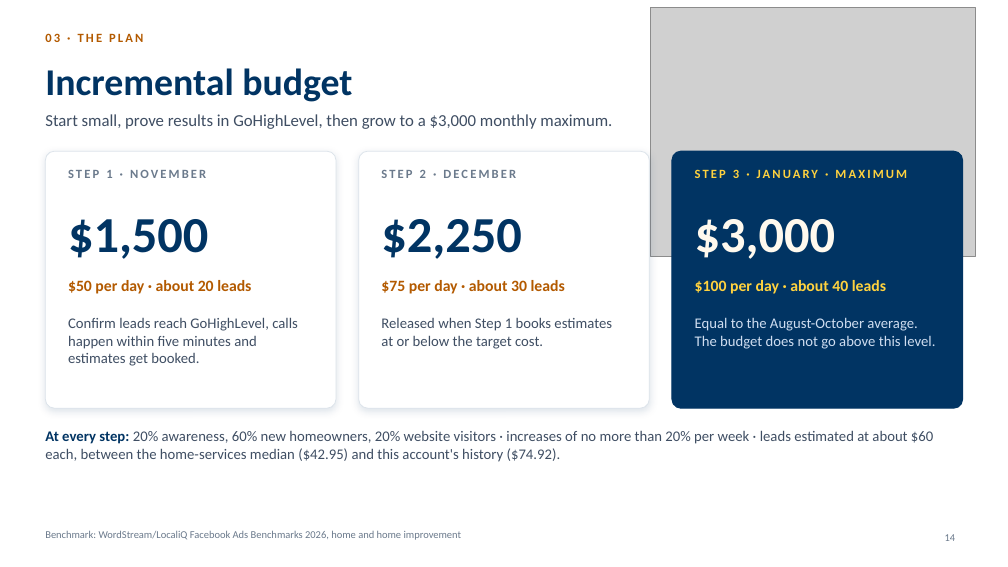
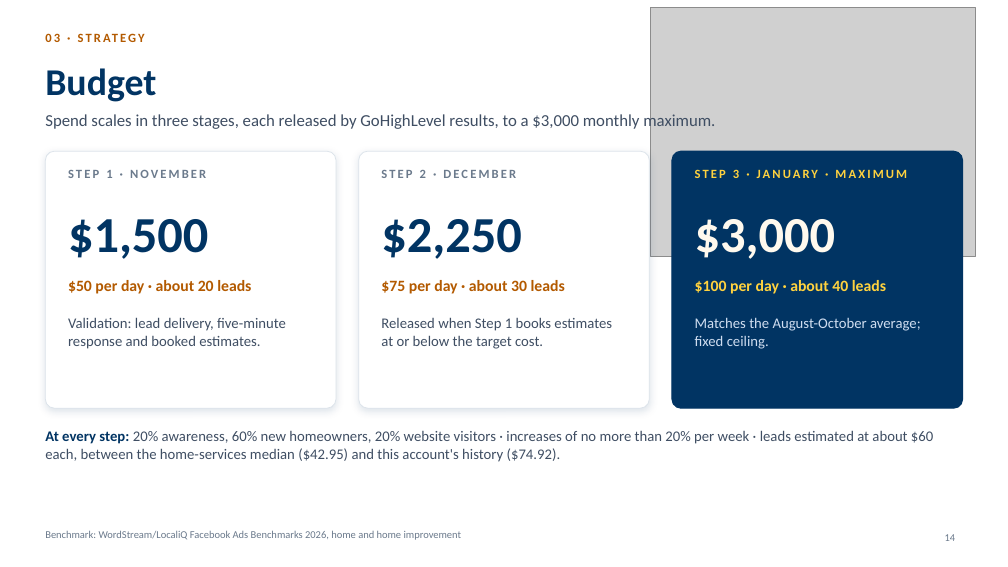
Before and after one commit to manlizard-sys/MetaADS2026, a slide deck: slide 14 of sunny_bliss/build/presentation/Sunny_Bliss_Meta_Plan_Nov-Dec_2026.pptx. Drawn at 1008x567 pixels with LibreOffice and Linux fonts; fonts in the diff are those of the drawing; grey boxes stand for pictures; background and template pictures are left out. Boxes give left, top, right and bottom in pixels: in the first picture for what was removed or moved away, otherwise in the second. Text is boxed around its words. In the diff, an @@ line names an element or a change of style, - is before the commit and + after.

```diff
--- a/sunny_bliss/build/presentation/Sunny_Bliss_Meta_Plan_Nov-Dec_2026.pptx
+++ b/sunny_bliss/build/presentation/Sunny_Bliss_Meta_Plan_Nov-Dec_2026.pptx
@@ text at [45, 33, 143, 42]: text changed @@
-03 · THE PLAN
+03 · STRATEGY
@@ text at [45, 68, 156, 102]: text changed @@
-Incremental budget
+Budget
@@ text at [45, 112, 715, 130]: text changed @@
-Start small, prove results in GoHighLevel, then grow to a $3,000 monthly maximum.
+Spend scales in three stages, each released by GoHighLevel results, to a $3,000 monthly maximum.
@@ text at [68, 317, 286, 349]: text changed @@
-Confirm leads reach GoHighLevel, calls happen within five minutes and estimates get booked.
+Validation: lead delivery, five-minute response and booked estimates.
@@ text at [695, 317, 921, 349]: text changed @@
-Equal to the August-October average. The budget does not go above this level.
+Matches the August-October average; fixed ceiling.
```
Also in this commit, not shown: 15 other slides changed, 1 other file.
